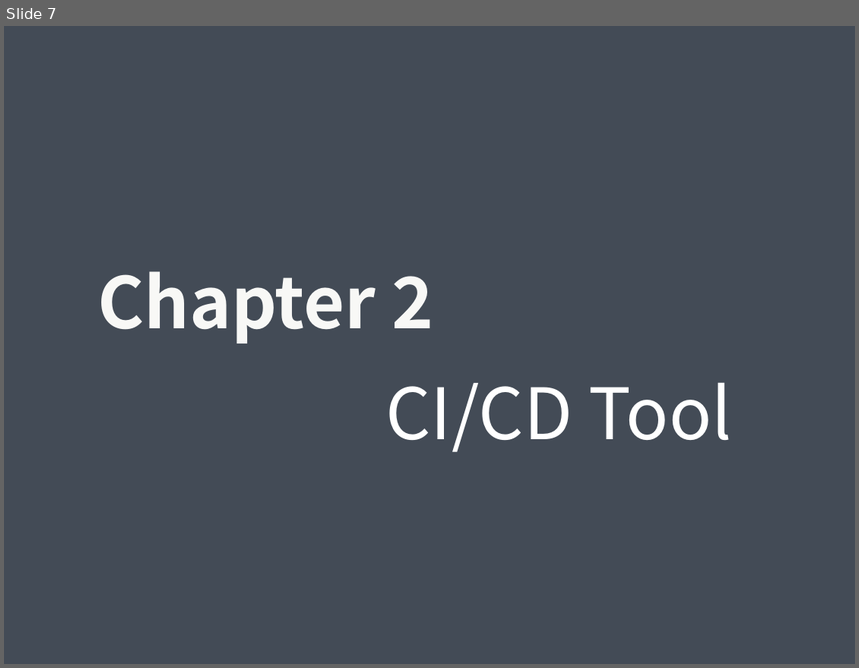
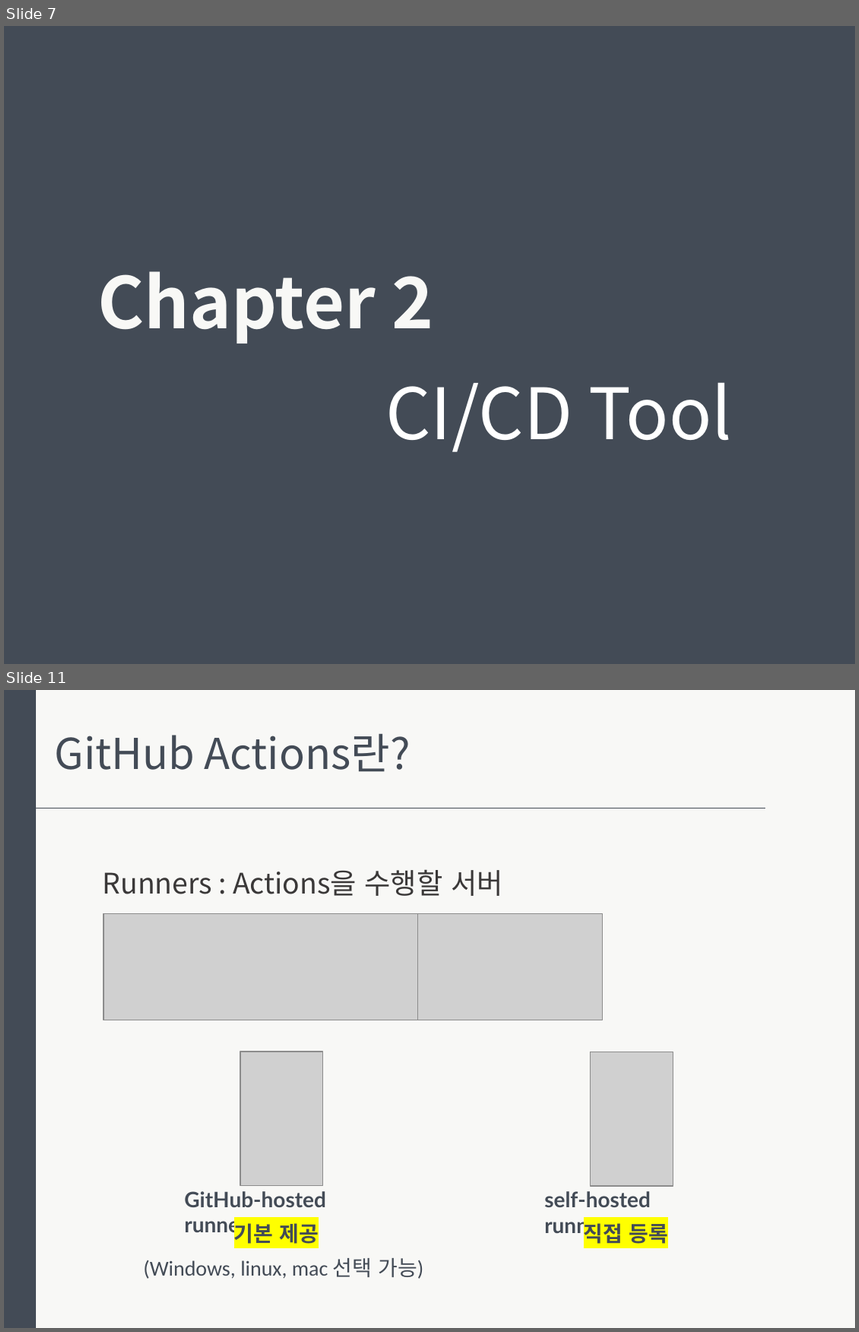
Before and after one commit to Taeyoung1005/CI-CD_tutorial, a slide deck: Github Actions.pptx. Shown one above the other, each under a label of ours: slide 7 before the commit, slides 7 and 11 after it; the slides between them are not shown. The pictures are 859x668 and 859x1332 pixels, drawn with LibreOffice and Linux fonts; fonts in the diff are those of the drawing; grey boxes stand for pictures. Boxes give left, top, right and bottom in pixels: in the first picture for what was removed or moved away, otherwise in the second. Text is boxed around its words. In the diff, an @@ line names an element or a change of style, - is before the commit and + after.

```diff
--- a/Github Actions.pptx
+++ b/Github Actions.pptx
@@ slide 11 added at (x1=4, y1=690, x2=855, y2=1328), background #F8F8F6 @@
@@ rectangle added at (x1=4, y1=690, x2=37, y2=1328), fill #434B56 @@
@@ text added at (x1=55, y1=733, x2=411, y2=772), 36 pt, text #434B56 @@
+GitHub Actions란?
@@ line added from (37, 809) to (766, 809), #434B56 0.5 pt @@
@@ text added at (x1=103, y1=869, x2=503, y2=896), 24 pt, text #3A3838 @@
+Runners : Actions을 수행할 서버
@@ picture added at (x1=104, y1=914, x2=417, y2=1021) @@
@@ picture added at (x1=417, y1=914, x2=602, y2=1021) @@
@@ picture added at (x1=240, y1=1052, x2=323, y2=1186) @@
@@ picture added at (x1=591, y1=1053, x2=673, y2=1186) @@
@@ text added at (x1=184, y1=1192, x2=326, y2=1237), 18 pt, text #434B56, bold @@
+GitHub-hosted runners
@@ text added at (x1=544, y1=1192, x2=651, y2=1238), 18 pt, text #434B56, bold @@
+self-hosted runners
@@ text added at (x1=234, y1=1224, x2=319, y2=1244), 18 pt, text #434B56, bold @@
+기본 제공
@@ text added at (x1=584, y1=1224, x2=668, y2=1244), 18 pt, text #434B56, bold @@
+직접 등록
@@ text added at (x1=143, y1=1258, x2=424, y2=1279), 18 pt, text #434B56 @@
+(Windows, linux, mac 선택 가능)
```
Also in this commit, not shown: 5 other slides added, 1 slide removed, 2 other files.
